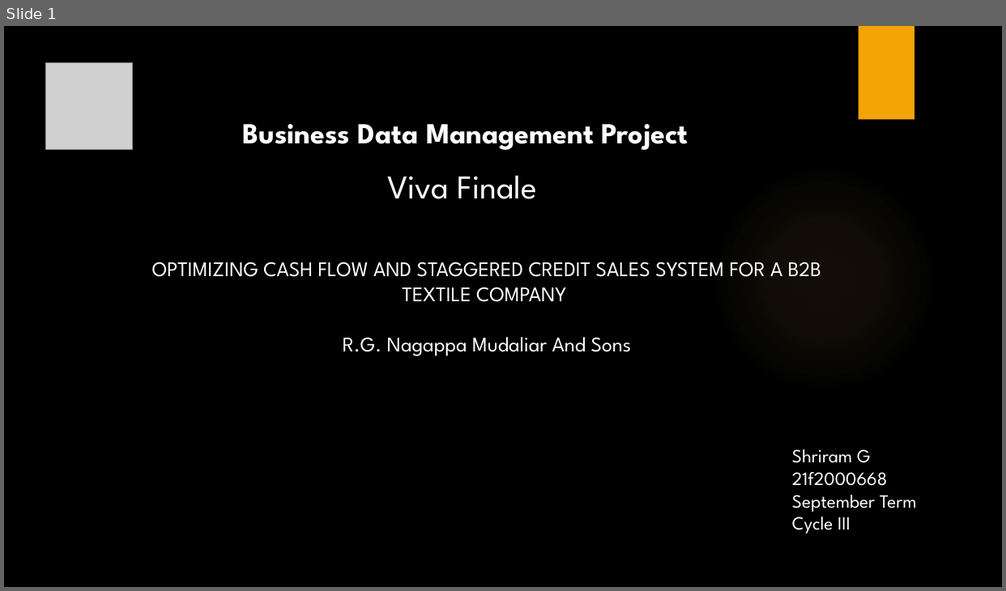
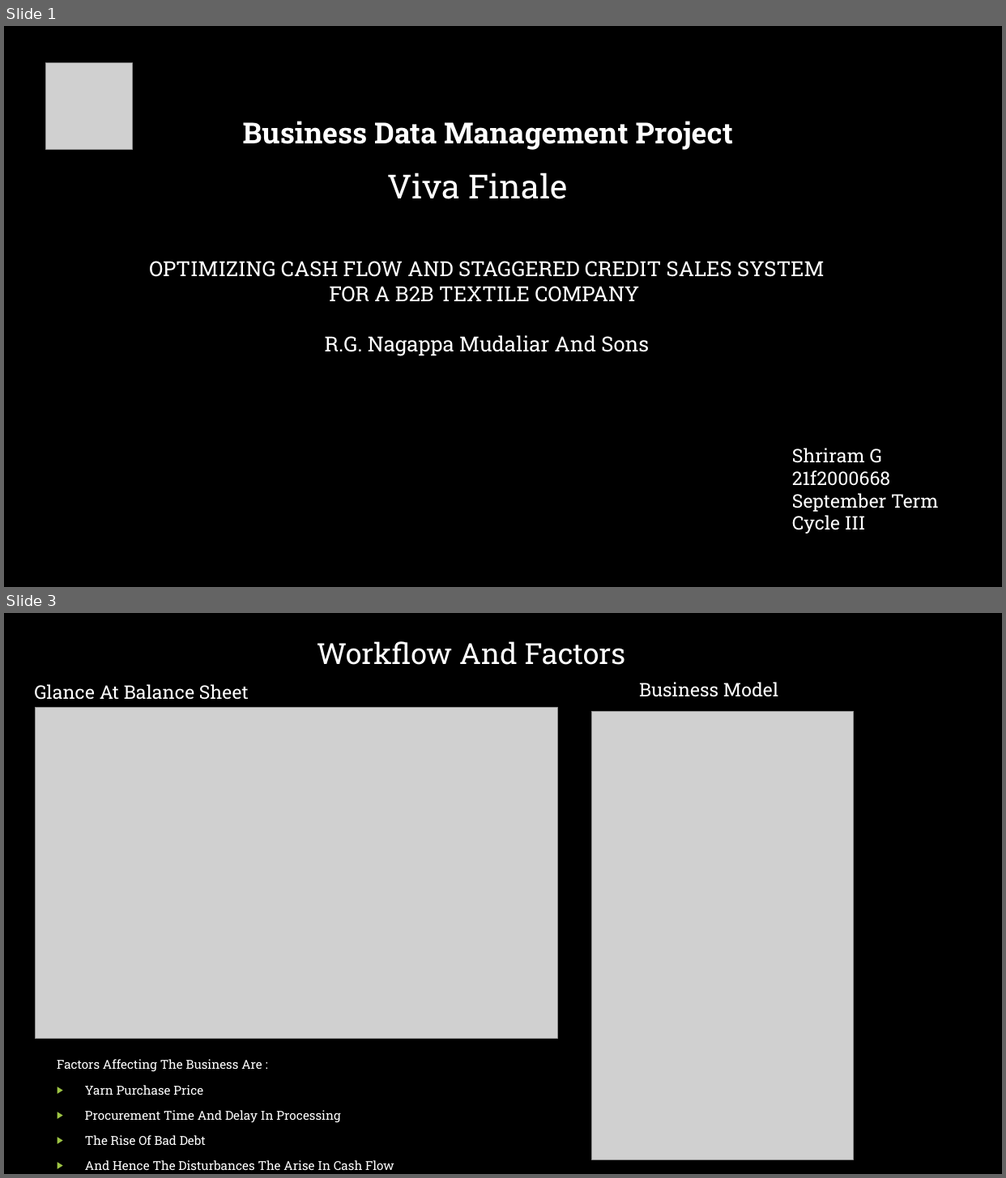
Before and after one commit to Shriram-Gunasekar/BDM, a slide deck: Reports/Viva/VivaPresentation.pptx. Shown one above the other, each under a label of ours: slide 1 before the commit, slides 1 and 3 after it; the slides between them are not shown. The pictures are 1006x591 and 1006x1178 pixels, drawn with LibreOffice and Linux fonts; fonts in the diff are those of the drawing; grey boxes stand for pictures; background and template pictures are left out. Boxes give left, top, right and bottom in pixels: in the first picture for what was removed or moved away, otherwise in the second. Text is boxed around its words. In the diff, an @@ line names an element or a change of style, - is before the commit and + after.

Commit message:
Viva Akhil

```diff
--- a/Reports/Viva/VivaPresentation.pptx
+++ b/Reports/Viva/VivaPresentation.pptx
@@ slide 3 added at [4,613,1002,1174], background picture (left out) @@
@@ text added at [317,641,626,665], 28 pt, text #FFFFFF @@
+Workflow And Factors
@@ text added at [34,684,249,700], 18 pt, text #FFFFFF @@
+Glance At Balance Sheet
@@ text added at [639,682,778,697], 18 pt, text #FFFFFF @@
+Business Model
@@ picture added at [36,707,557,1038] @@
@@ picture added at [592,711,854,1161] @@
@@ text added at [57,1059,394,1170], 11.9 pt, text #FFFFFF @@
+Factors Affecting The Business Are :
+▶ Yarn Purchase Price
+▶ Procurement Time And Delay In Processing
+▶ The Rise Of Bad Debt
+▶ And Hence The Disturbances The Arise In Cash Flow
@@ slide 1 changed as well @@
@@ rectangle removed at [859,26,914,120] @@
@@ ellipse removed at [709,163,939,394] @@
@@ font League Spartan to Roboto Slab in 4 elements at [243,121,733,150], [387,173,567,199], [792,448,939,534], [149,261,824,356] @@
```
Also in this commit, not shown: 1 other slide changed, 7 other slides added, 11 other files.
